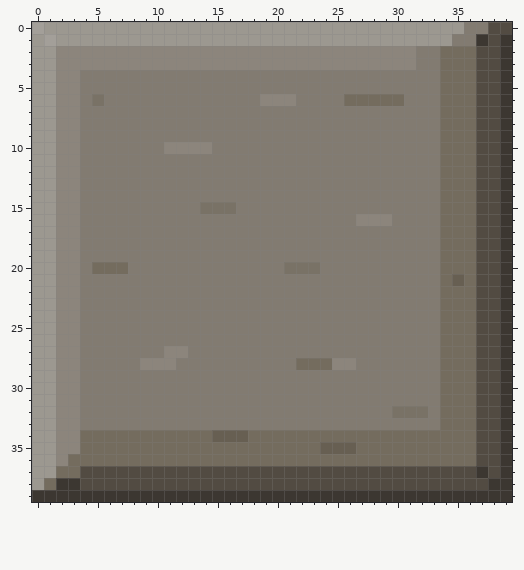
Pixel-art sprite: assets/raw_images/box.png. Above: the version before the commit.
The file is 40x40 pixels. Colours within 5 levels of each other are drawn and written as one.
And afterwards:
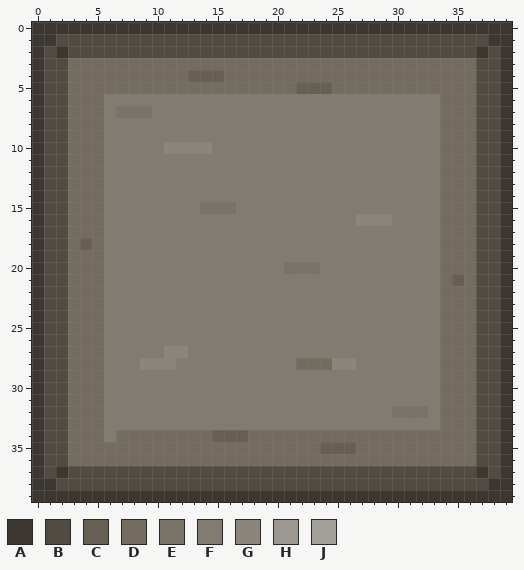
Palette (. is transparent): A #3c3731  B #524b42  C #675f52  D #746c5e  E #797266  F #827b71  G #8c857c  H #9c9890  J #a39f99
Diff:
@@ x 0..39 @@
- 0 JHHHHHHHHHHHHHHHHHHHHHHHHHHHHHHHHHHHFFBB
- 1 HJHHHHHHHHHHHHHHHHHHHHHHHHHHHHHHHHHFFABA
- 2 HHGGGGGGGGGGGGGGGGGGGGGGGGGGGGGGFFDDDBBA
- 3 HHGGGGGGGGGGGGGGGGGGGGGGGGGGGGGGFFDDDBBA
- 4 HHGGFFFFFFFFFFFFFFFFFFFFFFFFFFFFFFDDDBBA
- 5 HHGGFFFFFFFFFFFFFFFFFFFFFFFFFFFFFFDDDBBA
- 6 HHGGFEFFFFFFFFFFFFFGGGFFFFDDDDDFFFDDDBBA
- 7 HHGGFFFFFFFFFFFFFFFFFFFFFFFFFFFFFFDDDBBA
- 8 HHGGFFFFFFFFFFFFFFFFFFFFFFFFFFFFFFDDDBBA
- 9 HHGGFFFFFFFFFFFFFFFFFFFFFFFFFFFFFFDDDBBA
-10 HHGGFFFFFFFGGGGFFFFFFFFFFFFFFFFFFFDDDBBA
-11 HHGGFFFFFFFFFFFFFFFFFFFFFFFFFFFFFFDDDBBA
-12 HHGGFFFFFFFFFFFFFFFFFFFFFFFFFFFFFFDDDBBA
-13 HHGGFFFFFFFFFFFFFFFFFFFFFFFFFFFFFFDDDBBA
-14 HHGGFFFFFFFFFFFFFFFFFFFFFFFFFFFFFFDDDBBA
-15 HHGGFFFFFFFFFFEEEFFFFFFFFFFFFFFFFFDDDBBA
-16 HHGGFFFFFFFFFFFFFFFFFFFFFFFGGGFFFFDDDBBA
-17 HHGGFFFFFFFFFFFFFFFFFFFFFFFFFFFFFFDDDBBA
-18 HHGGFFFFFFFFFFFFFFFFFFFFFFFFFFFFFFDDDBBA
-19 HHGGFFFFFFFFFFFFFFFFFFFFFFFFFFFFFFDDDBBA
-20 HHGGFDDDFFFFFFFFFFFFFEEEFFFFFFFFFFDDDBBA
-21 HHGGFFFFFFFFFFFFFFFFFFFFFFFFFFFFFFDCDBBA
-22 HHGGFFFFFFFFFFFFFFFFFFFFFFFFFFFFFFDDDBBA
-23 HHGGFFFFFFFFFFFFFFFFFFFFFFFFFFFFFFDDDBBA
-24 HHGGFFFFFFFFFFFFFFFFFFFFFFFFFFFFFFDDDBBA
-25 HHGGFFFFFFFFFFFFFFFFFFFFFFFFFFFFFFDDDBBA
-26 HHGGFFFFFFFFFFFFFFFFFFFFFFFFFFFFFFDDDBBA
-27 HHGGFFFFFFFGGFFFFFFFFFFFFFFFFFFFFFDDDBBA
-28 HHGGFFFFFGGGFFFFFFFFFFDDDGGFFFFFFFDDDBBA
-29 HHGGFFFFFFFFFFFFFFFFFFFFFFFFFFFFFFDDDBBA
-30 HHGGFFFFFFFFFFFFFFFFFFFFFFFFFFFFFFDDDBBA
-31 HHGGFFFFFFFFFFFFFFFFFFFFFFFFFFFFFFDDDBBA
-32 HHGGFFFFFFFFFFFFFFFFFFFFFFFFFFEEEFDDDBBA
-33 HHGGFFFFFFFFFFFFFFFFFFFFFFFFFFFFFFDDDBBA
-34 HHGGDDDDDDDDDDDCCCDDDDDDDDDDDDDDDDDDDBBA
-35 HHGGDDDDDDDDDDDDDDDDDDDDCCCDDDDDDDDDDBBA
-36 HHGDDDDDDDDDDDDDDDDDDDDDDDDDDDDDDDDDDBBA
-37 HHDDBBBBBBBBBBBBBBBBBBBBBBBBBBBBBBBBBABA
-38 HDAABBBBBBBBBBBBBBBBBBBBBBBBBBBBBBBBBBAA
+ 0 AAAAAAAAAAAAAAAAAAAAAAAAAAAAAAAAAAAAAAAA
+ 1 AABBBBBBBBBBBBBBBBBBBBBBBBBBBBBBBBBBBBAA
+ 2 ABABBBBBBBBBBBBBBBBBBBBBBBBBBBBBBBBBBABA
+ 3 ABBDDDDDDDDDDDDDDDDDDDDDDDDDDDDDDDDDDBBA
+ 4 ABBDDDDDDDDDDCCCDDDDDDDDDDDDDDDDDDDDDBBA
+ 5 ABBDDDDDDDDDDDDDDDDDDDCCCDDDDDDDDDDDDBBA
+ 6 ABBDDDFFFFFFFFFFFFFFFFFFFFFFFFFFFFDDDBBA
+ 7 ABBDDDFEEEFFFFFFFFFFFFFFFFFFFFFFFFDDDBBA
+ 8 ABBDDDFFFFFFFFFFFFFFFFFFFFFFFFFFFFDDDBBA
+ 9 ABBDDDFFFFFFFFFFFFFFFFFFFFFFFFFFFFDDDBBA
+10 ABBDDDFFFFFGGGGFFFFFFFFFFFFFFFFFFFDDDBBA
+11 ABBDDDFFFFFFFFFFFFFFFFFFFFFFFFFFFFDDDBBA
+12 ABBDDDFFFFFFFFFFFFFFFFFFFFFFFFFFFFDDDBBA
+13 ABBDDDFFFFFFFFFFFFFFFFFFFFFFFFFFFFDDDBBA
+14 ABBDDDFFFFFFFFFFFFFFFFFFFFFFFFFFFFDDDBBA
+15 ABBDDDFFFFFFFFEEEFFFFFFFFFFFFFFFFFDDDBBA
+16 ABBDDDFFFFFFFFFFFFFFFFFFFFFGGGFFFFDDDBBA
+17 ABBDDDFFFFFFFFFFFFFFFFFFFFFFFFFFFFDDDBBA
+18 ABBDCDFFFFFFFFFFFFFFFFFFFFFFFFFFFFDDDBBA
+19 ABBDDDFFFFFFFFFFFFFFFFFFFFFFFFFFFFDDDBBA
+20 ABBDDDFFFFFFFFFFFFFFFEEEFFFFFFFFFFDDDBBA
+21 ABBDDDFFFFFFFFFFFFFFFFFFFFFFFFFFFFDCDBBA
+22 ABBDDDFFFFFFFFFFFFFFFFFFFFFFFFFFFFDDDBBA
+23 ABBDDDFFFFFFFFFFFFFFFFFFFFFFFFFFFFDDDBBA
+24 ABBDDDFFFFFFFFFFFFFFFFFFFFFFFFFFFFDDDBBA
+25 ABBDDDFFFFFFFFFFFFFFFFFFFFFFFFFFFFDDDBBA
+26 ABBDDDFFFFFFFFFFFFFFFFFFFFFFFFFFFFDDDBBA
+27 ABBDDDFFFFFGGFFFFFFFFFFFFFFFFFFFFFDDDBBA
+28 ABBDDDFFFGGGFFFFFFFFFFDDDGGFFFFFFFDDDBBA
+29 ABBDDDFFFFFFFFFFFFFFFFFFFFFFFFFFFFDDDBBA
+30 ABBDDDFFFFFFFFFFFFFFFFFFFFFFFFFFFFDDDBBA
+31 ABBDDDFFFFFFFFFFFFFFFFFFFFFFFFFFFFDDDBBA
+32 ABBDDDFFFFFFFFFFFFFFFFFFFFFFFFEEEFDDDBBA
+33 ABBDDDFFFFFFFFFFFFFFFFFFFFFFFFFFFFDDDBBA
+34 ABBDDDFDDDDDDDDCCCDDDDDDDDDDDDDDDDDDDBBA
+35 ABBDDDDDDDDDDDDDDDDDDDDDCCCDDDDDDDDDDBBA
+36 ABBDDDDDDDDDDDDDDDDDDDDDDDDDDDDDDDDDDBBA
+37 ABABBBBBBBBBBBBBBBBBBBBBBBBBBBBBBBBBBABA
+38 AABBBBBBBBBBBBBBBBBBBBBBBBBBBBBBBBBBBBAA
 39 AAAAAAAAAAAAAAAAAAAAAAAAAAAAAAAAAAAAAAAA
Boxes around the changes in both pictures, in picture pixels (x1, y1, x2, y2):
changed: (32, 22, 512, 490)
